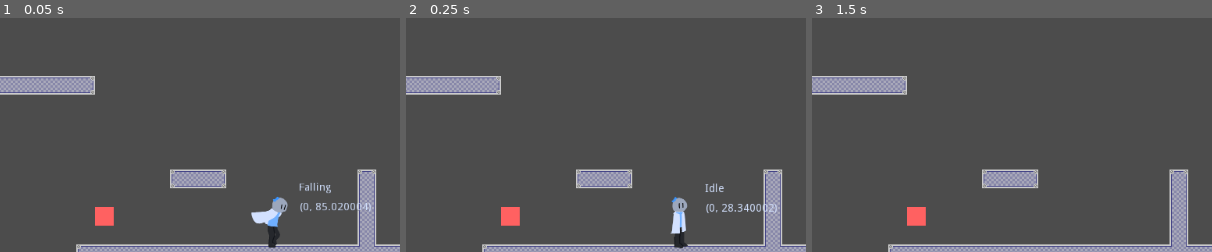
Above: before the commit, frames 1-3 (left to right).
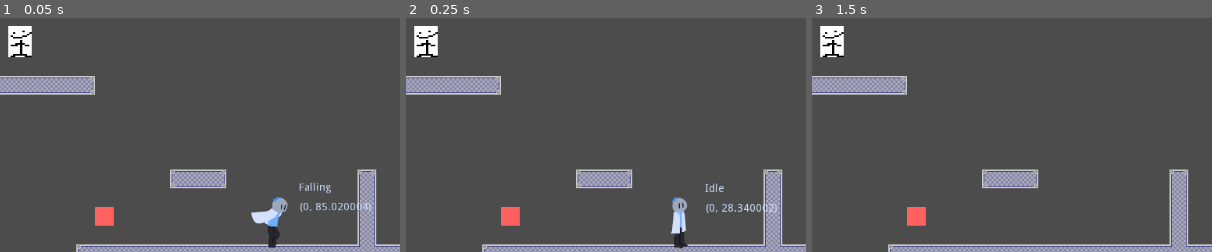
Above: after the commit, the same moments.

Repository: Airtoum/Twin-Manifold
Game: Godot game, scene res://Levels/Level A.tscn
The game is run twice, just before and just after one commit, with the same random seed, the same clock (stepped at 60 frames per second) and the same inputs.
Inputs:
- Up to frame 1 (0.05 s): no input
- Up to frame 2 (0.25 s): no input
- Up to frame 3 (1.5 s): tap Enter (ui_accept) at 0.5, 0.77, 1.25 s; hold D (Right) from 0.53 s (still down); tap Shift (Clone) at 0.6, 1.35 s
The pictures show only the part of the screen within x 16-66%, y 32-82%; the shares and areas given below are measured in that part.

The runs differ from the first frame. In frame 1, 0.8% of the frame differs, in the area x 2-8%, y 3-17%; in frame 2, 0.8%; in frame 3, 0.8%.

Commit message:
Goal added

Diff:
--- /dev/null
+++ b/Twin Manifold/DebugSignal.gd
@@ -0,0 +1,14 @@
+extends Label
+
+
+export(String) var my_signal
+
+
+# Called when the node enters the scene tree for the first time.
+func _ready():
+	visible = false
+	GameEvents.connect(my_signal, self, "signal_true")
+
+
+func signal_true():
+	visible = true
--- /dev/null
+++ b/Twin Manifold/Entities/Goal/Goal.gd
@@ -0,0 +1,27 @@
+extends Area2D
+
+
+# Declare member variables here. Examples:
+# var a = 2
+# var b = "text"
+
+
+# Called when the node enters the scene tree for the first time.
+func _ready():
+	pass # Replace with function body.
+
+
+# Called every frame. 'delta' is the elapsed time since the previous frame.
+#func _process(delta):
+#	pass
+
+
+func _on_Goal_body_entered(body):
+	if body is Scientist:
+		$Timer.start()
+		visible = false
+
+
+func _on_Timer_timeout():
+	GameEvents.emit_signal("level_end")
+	queue_free()
--- /dev/null
+++ b/Twin Manifold/Entities/Goal/Goal.tscn
@@ -0,0 +1,23 @@
+[gd_scene load_steps=4 format=2]
+
+[ext_resource path="res://Assets/Placeholder2.png" type="Texture" id=1]
+[ext_resource path="res://Entities/Goal/Goal.gd" type="Script" id=2]
+
+[sub_resource type="RectangleShape2D" id=1]
+extents = Vector2( 20, 20 )
+
+[node name="Goal" type="Area2D"]
+script = ExtResource( 2 )
+
+[node name="CollisionShape2D" type="CollisionShape2D" parent="."]
+shape = SubResource( 1 )
+
+[node name="Sprite" type="Sprite" parent="."]
+scale = Vector2( 3, 2 )
+texture = ExtResource( 1 )
+
+[node name="Timer" type="Timer" parent="."]
+wait_time = 2.0
+one_shot = true
+[connection signal="body_entered" from="." to="." method="_on_Goal_body_entered"]
+[connection signal="timeout" from="Timer" to="." method="_on_Timer_timeout"]
--- a/Twin Manifold/GameEvents.gd
+++ b/Twin Manifold/GameEvents.gd
@@ -3,3 +3,5 @@
 
 signal collided_with
 signal tilemap_entered
+
+signal level_end
--- a/Twin Manifold/Levels/Level A.tscn
+++ b/Twin Manifold/Levels/Level A.tscn
@@ -6,6 +6,7 @@
 [ext_resource path="res://Assets/Nexa Bold.otf" type="DynamicFontData" id=4]
 [ext_resource path="res://Assets/Placeholder.png" type="Texture" id=5]
 [ext_resource path="res://MiscThings/UICounter.gd" type="Script" id=6]
+[ext_resource path="res://Entities/Goal/Goal.tscn" type="PackedScene" id=7]
 
 [sub_resource type="DynamicFont" id=1]
 size = 40
@@ -17,7 +18,7 @@
 tile_set = ExtResource( 1 )
 cell_size = Vector2( 24, 24 )
 format = 1
-tile_data = PoolIntArray( 65535, 0, 0, 196641, 0, 131078, 196642, 0, 10, 262178 …(1632 unchanged characters)…
+tile_data = PoolIntArray( 196641, 0, 131078, 196642, 0, 10, 262178 …(1632 unchanged characters)…
 script = ExtResource( 3 )
 
 [node name="ScientistBlue" parent="." instance=ExtResource( 2 )]
@@ -54,3 +55,6 @@
 prefix = " x "
 target_path = NodePath("../../../ScientistBlue")
 property = "num_clones"
+
+[node name="Goal" parent="." instance=ExtResource( 7 )]
+position = Vector2( 191.607, 219.923 )
Not shown: 1 places in Twin Manifold/Levels/Level A.tscn that only renumber resources
